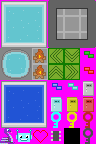
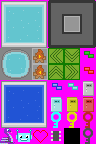
Before/after of a (96, 144) layered artwork. What changed in the layer stack:
removed layer "Layer #1" over [57, 15, 87, 32]
painted on "Layer" over [51, 131, 61, 141]
painted on "Pasted Layer #17" over [67, 112, 77, 128]
painted on "Pasted Layer #4" over [48, 0, 96, 48]
